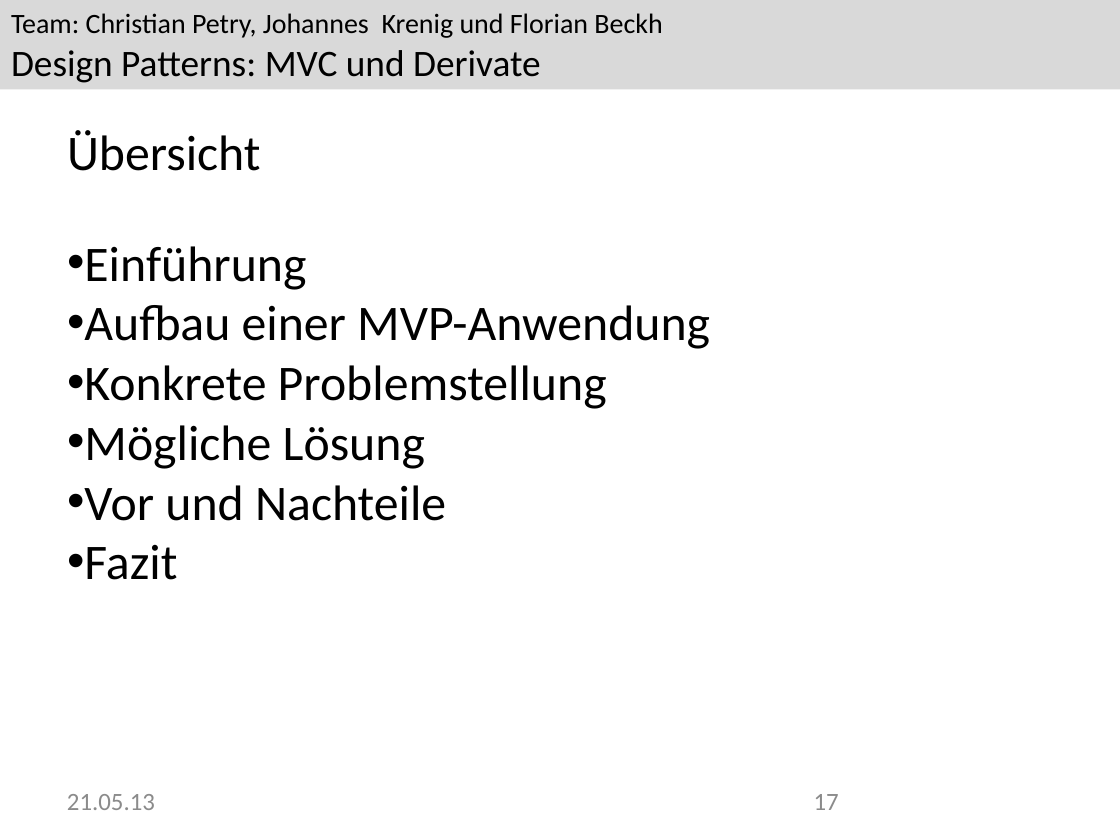
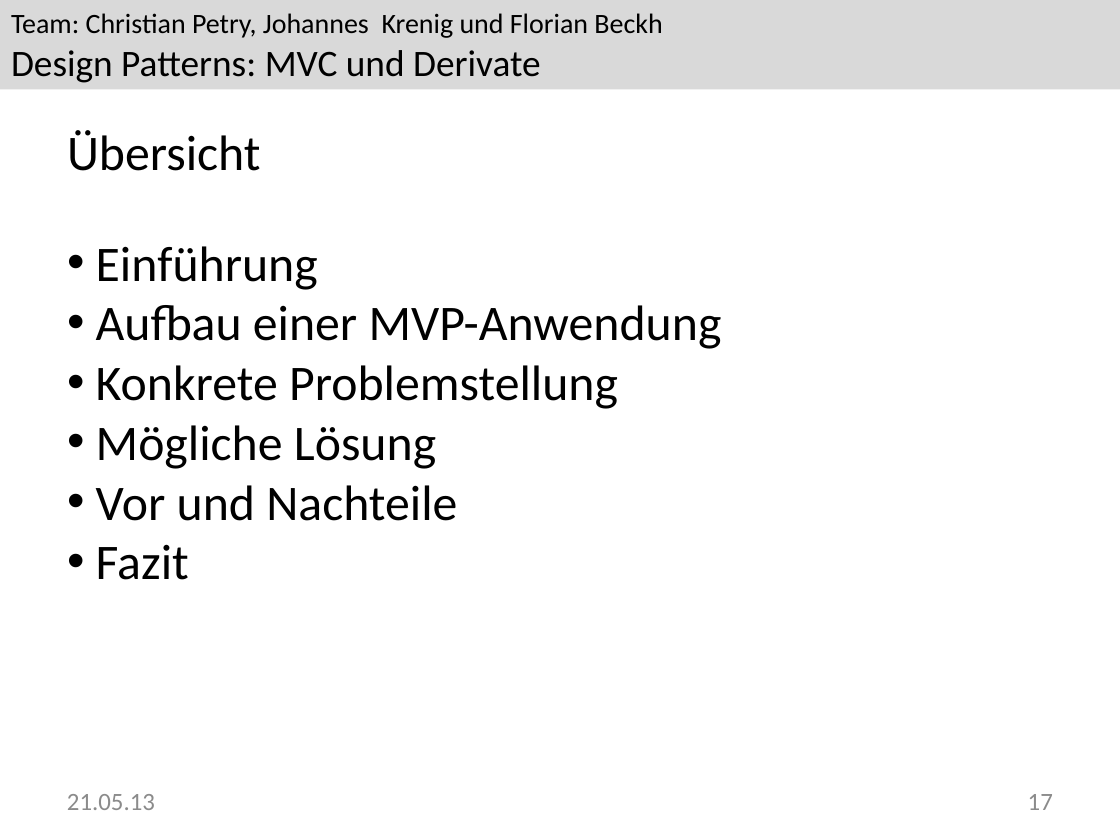
Before and after one commit to Greever/Design-Pattern-MVC, a slide deck: slide 17 of Dokumentation/Praesentation/Praesentation.pptx. Drawn at 1120x840 pixels with LibreOffice and Linux fonts; fonts in the diff are those of the drawing; background and template pictures are left out. Boxes give left, top, right and bottom in pixels: in the first picture for what was removed or moved away, otherwise in the second. Text is boxed around its words. In the diff, an @@ line names an element or a change of style, - is before the commit and + after.

```diff
--- a/Dokumentation/Praesentation/Praesentation.pptx
+++ b/Dokumentation/Praesentation/Praesentation.pptx
@@ text "Einführung" moved from (x1=84, y1=246, x2=710, y2=580) to (x1=96, y1=246, x2=722, y2=580) @@
@@ page number at (x1=1028, y1=794, x2=1053, y2=810): alignment left to right @@
```
Also in this commit, not shown: 2 other slides changed, 1 slide removed, 4 other files.
